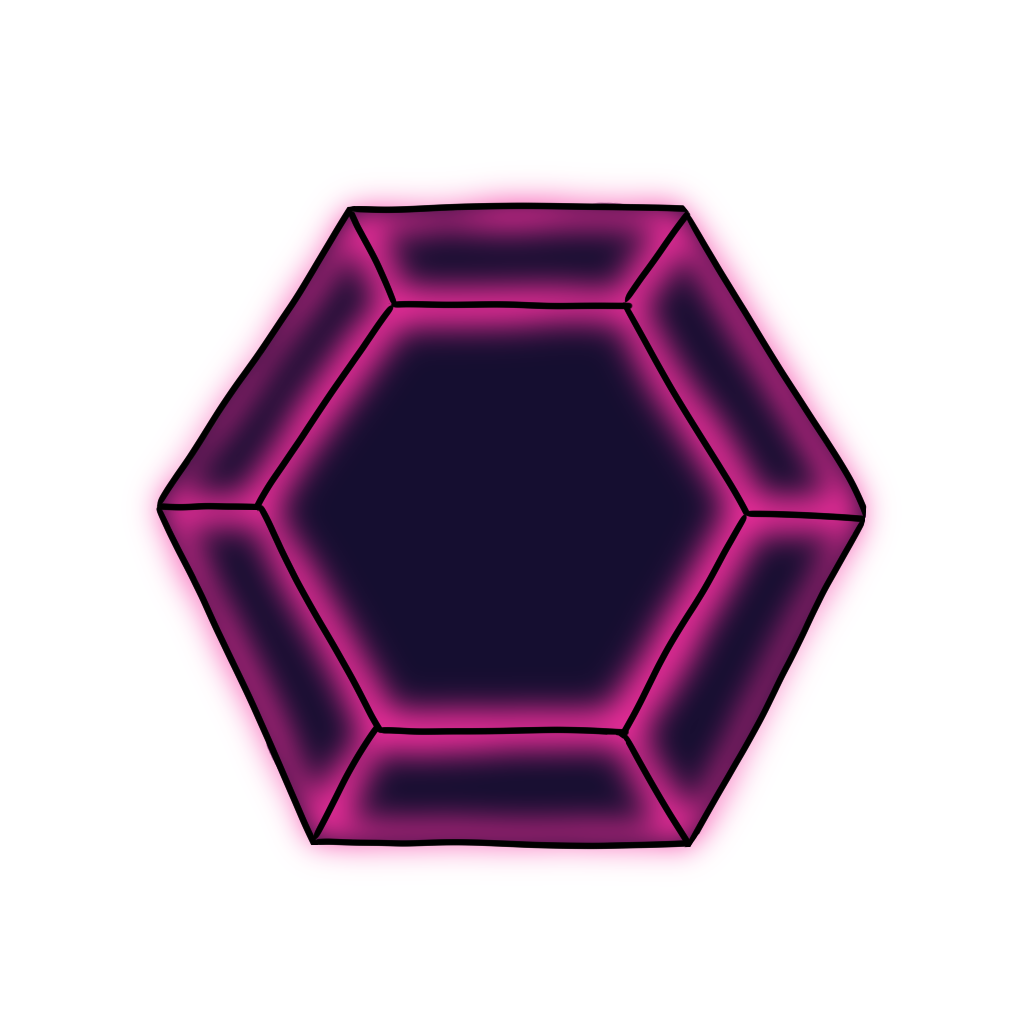
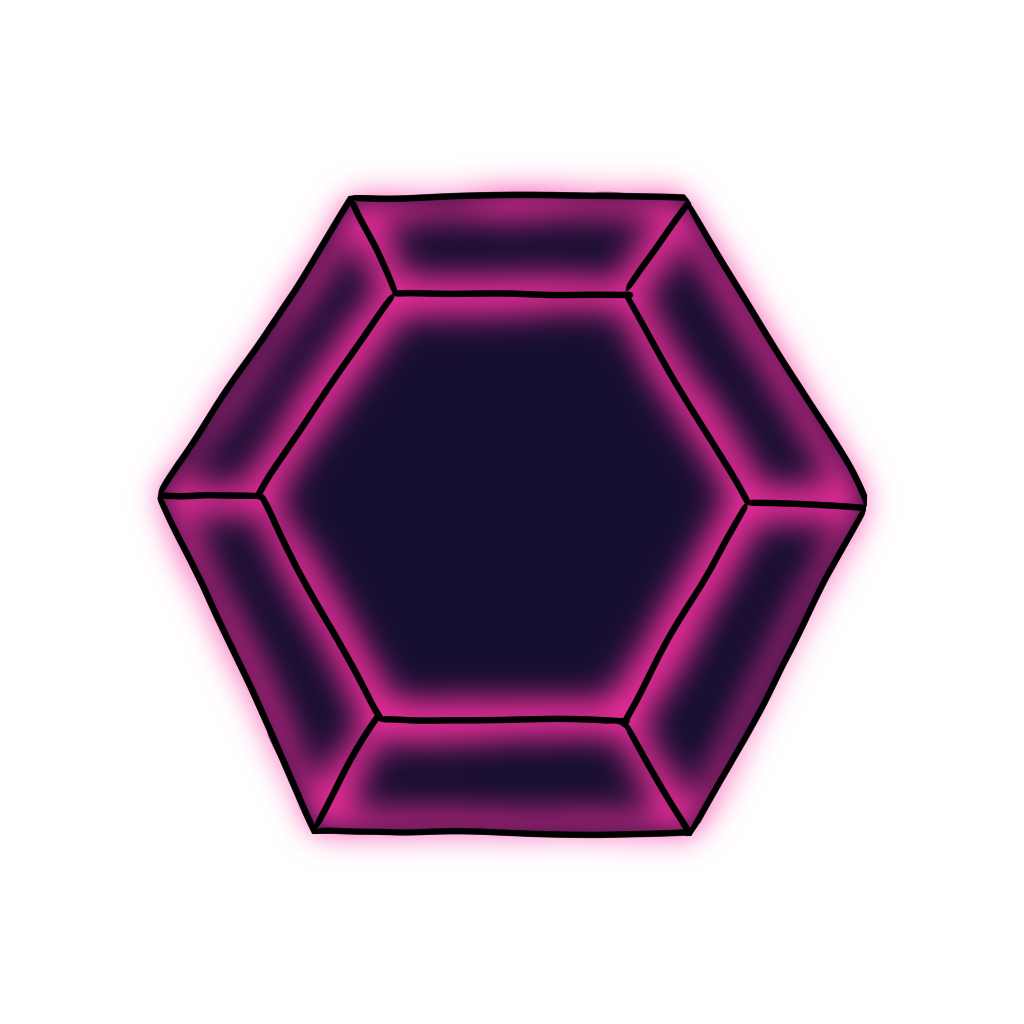
Layered file, before and after one edit (w=1024, h=1024). Changes by layer:
painted on "Livello Disegno 1" over <box>134,158,890,877</box>
painted on "Livello Disegno 3" over <box>134,158,890,877</box>
painted on "Livello Disegno 2" over <box>134,158,890,877</box>
